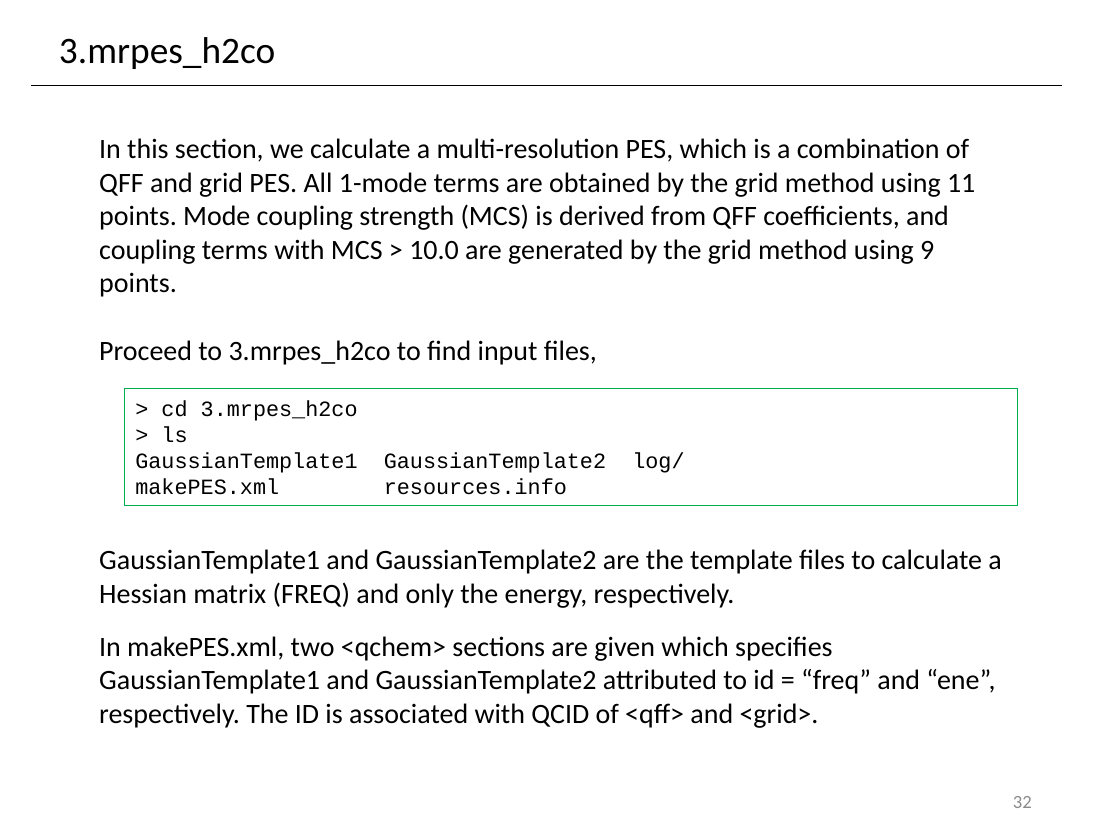
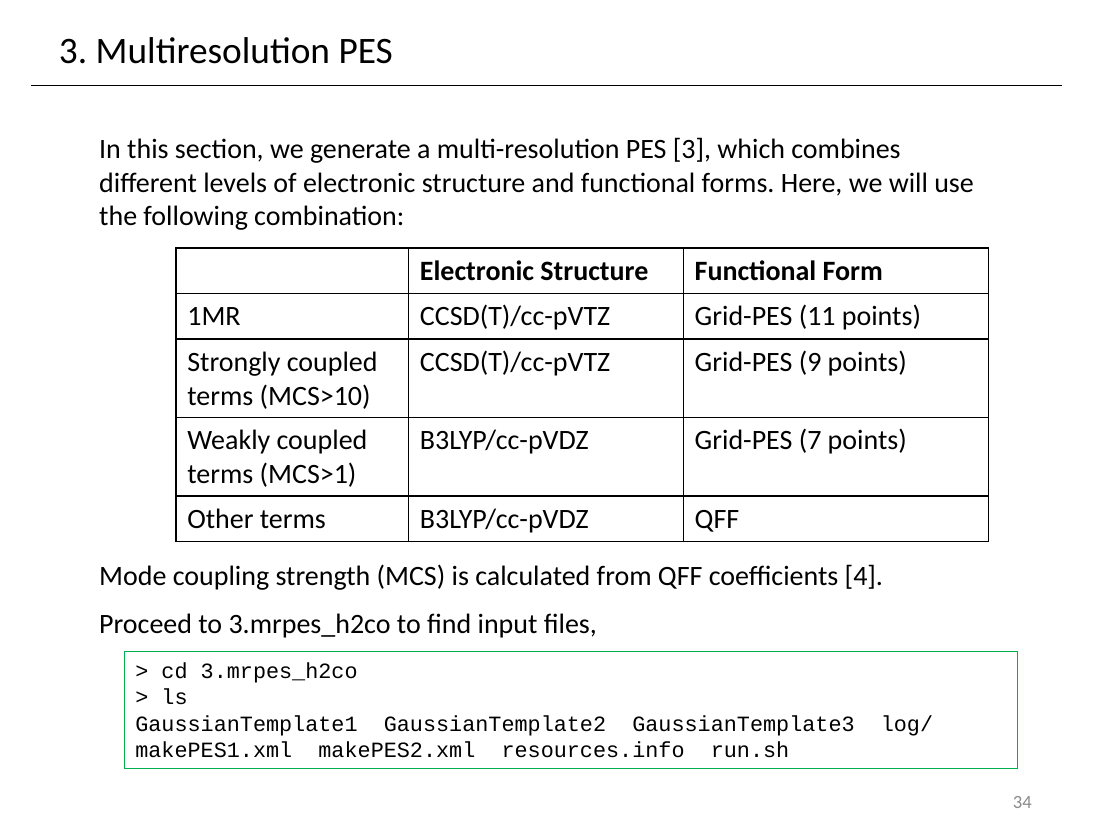
Before and after one commit to yagikiyoshi/sindo, a slide deck: slide 35 of doc/MakePES/usage_MakePES.pptx (slide 33 before the commit). Drawn at 1120x840 pixels with LibreOffice and Linux fonts; fonts in the diff are those of the drawing. Boxes give left, top, right and bottom in pixels: in the first picture for what was removed or moved away, otherwise in the second. Text is boxed around its words. In the diff, an @@ line names an element or a change of style, - is before the commit and + after.

```diff
--- a/doc/MakePES/usage_MakePES.pptx
+++ b/doc/MakePES/usage_MakePES.pptx
@@ text at <box>59,37,393,64</box>: text changed @@
-3.mrpes_h2co
+3. Multiresolution PES
@@ text removed at <box>99,138,975,365</box> @@
-In this section, we calculate a multi-resolution PES, which is a combination of QFF and grid PES. All 1-mode terms are obtained by the grid method using 11 points. Mode coupling strength (MCS) is derived from QFF coefficients, and coupling terms with MCS > 10.0 are generated by the grid method using 9 points.
-Proceed to 3.mrpes_h2co to find input files,
@@ text added at <box>99,137,974,230</box>, 18 pt, text #000000 @@
+In this section, we generate a multi-resolution PES [3], which combines different levels of electronic structure and functional forms. Here, we will use the following combination:
@@ table added at <box>176,249,988,542</box>, 5 rows, 3 columns @@
+ | Electronic Structure | Functional Form
+1MR | CCSD(T)/cc-pVTZ | Grid-PES (11 points)
+Strongly coupled terms (MCS>10) | CCSD(T)/cc-pVTZ | Grid-PES (9 points)
+Weakly coupled terms (MCS>1) | B3LYP/cc-pVDZ | Grid-PES (7 points)
+Other terms | B3LYP/cc-pVDZ | QFF
@@ text at <box>99,564,883,590</box>: text changed @@
-In makePES.xml, two <qchem> sections are given which specifies GaussianTemplate1 and GaussianTemplate2 attributed to id = “freq” and “ene”, respectively. The ID is associated with QCID of <qff> and <grid>.
+Mode coupling strength (MCS) is calculated from QFF coefficients [4].
@@ text removed at <box>99,549,1001,608</box> @@
-GaussianTemplate1 and GaussianTemplate2 are the template files to calculate a Hessian matrix (FREQ) and only the energy, respectively.
@@ text added at <box>99,613,597,638</box>, 18 pt, text #000000 @@
+Proceed to 3.mrpes_h2co to find input files,
@@ rectangle "> cd 3.mrpes_h2co": place and size @@
-rectangle "> cd 3.mrpes_h2co" at <box>124,389,1017,505</box>
+rectangle "> cd 3.mrpes_h2co" at <box>124,652,1017,768</box>
@@ text in rectangle at <box>135,715,854,758</box>: text changed @@
-GaussianTemplate1 GaussianTemplate2 log/ makePES.xml resources.info
+GaussianTemplate1 GaussianTemplate2 GaussianTemplate3 log/ makePES1.xml makePES2.xml resources.info run.sh
@@ page number at <box>1013,796,1032,808</box>: text changed @@
-32
+34
```
Also in this commit, not shown: 33 other slides changed, 10 slides added, 5 slides removed, 1 other file.
